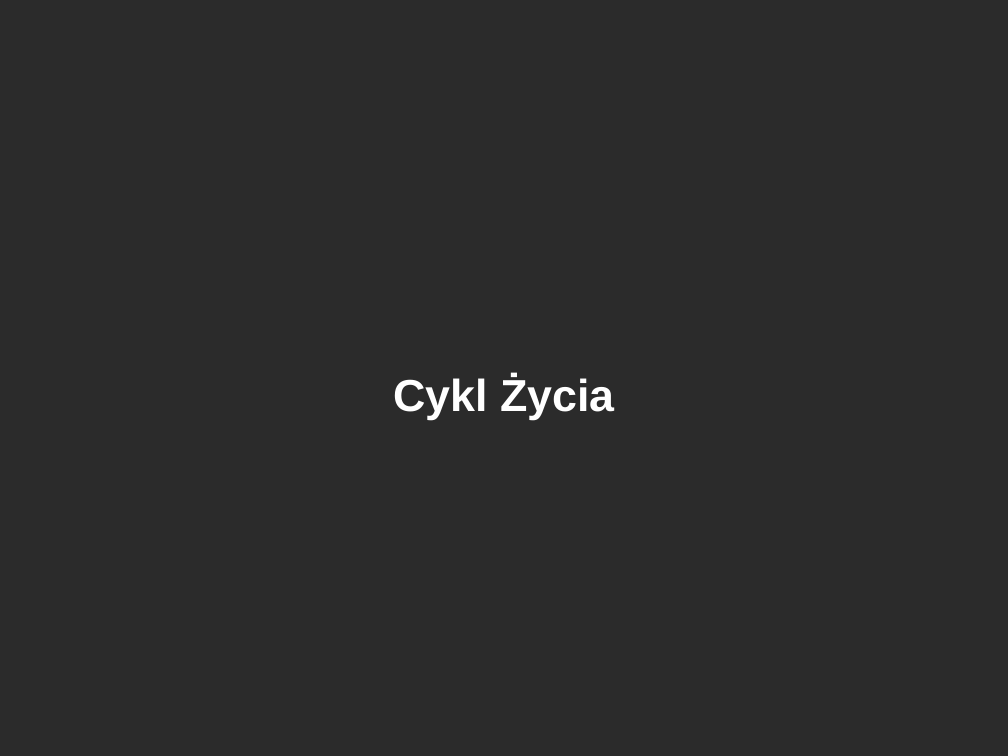
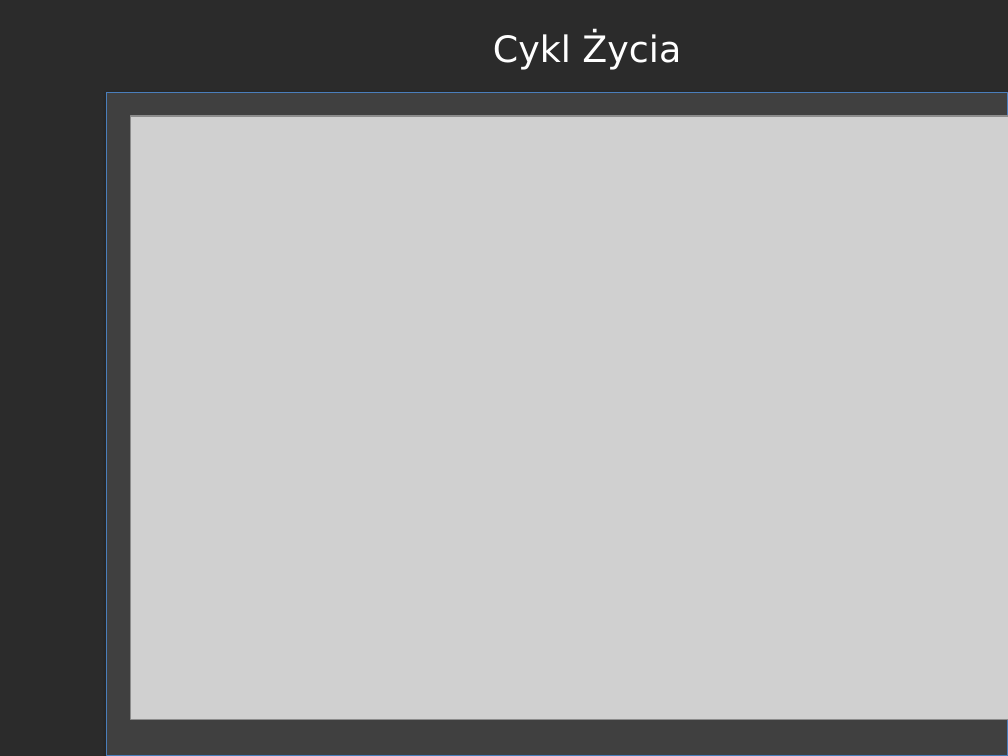
Before and after one commit to RafLew84/PUM, a slide deck: slide 12 of 2023-2024/Wyk/Wyklad1.pptx (slide 8 before the commit). Drawn at 1008x756 pixels with LibreOffice and Linux fonts; fonts in the diff are those of the drawing; grey boxes stand for pictures; background and template pictures are left out; a plain dark background stands for a picture behind light text. Boxes give left, top, right and bottom in pixels: in the first picture for what was removed or moved away, otherwise in the second. Text is boxed around its words. In the diff, an @@ line names an element or a change of style, - is before the commit and + after.

```diff
--- a/2023-2024/Wyk/Wyklad1.pptx
+++ b/2023-2024/Wyk/Wyklad1.pptx
@@ text "Cykl Życia": place and size @@
-text "Cykl Życia" at (393, 376, 615, 420)
+text "Cykl Życia" at (493, 32, 681, 69)
@@ text "Cykl Życia" at (493, 32, 681, 69): size 32 to 26 pt, font Arial to DejaVu Sans, bold off @@
@@ rectangle added at (107, 93, 1008, 756), fill #404040, outline #4B7EBC 0.75 pt @@
@@ picture added at (131, 116, 1008, 719) @@
```
Also in this commit, not shown: 14 other slides changed, 7 slides added, 6 slides removed.
